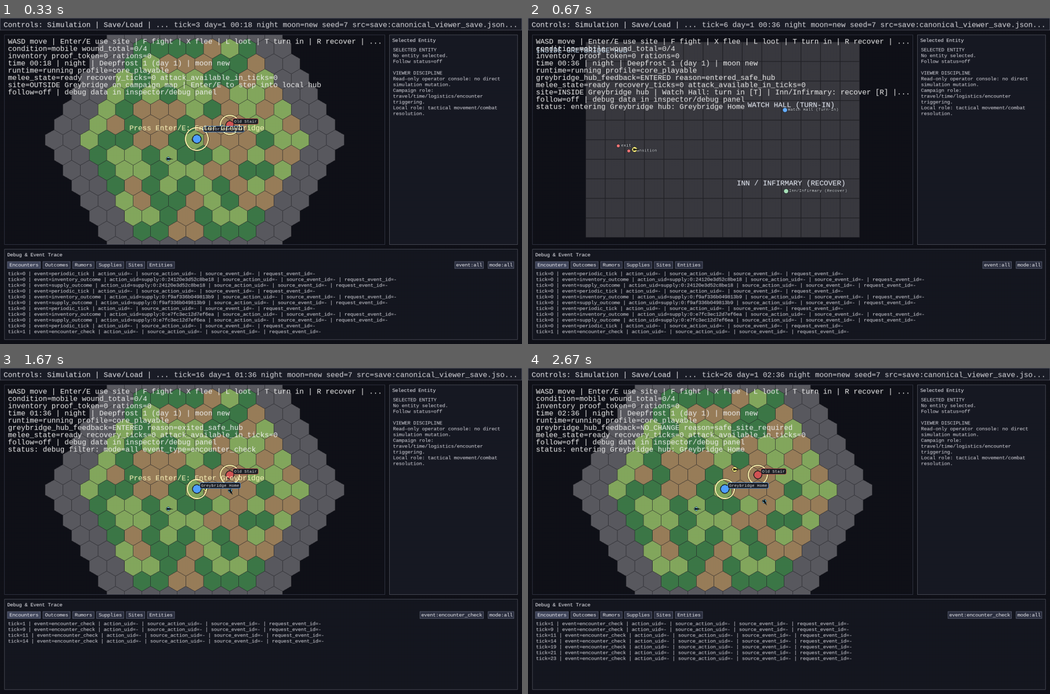
Above: before the commit, frames 1-4 (two rows, left to right).
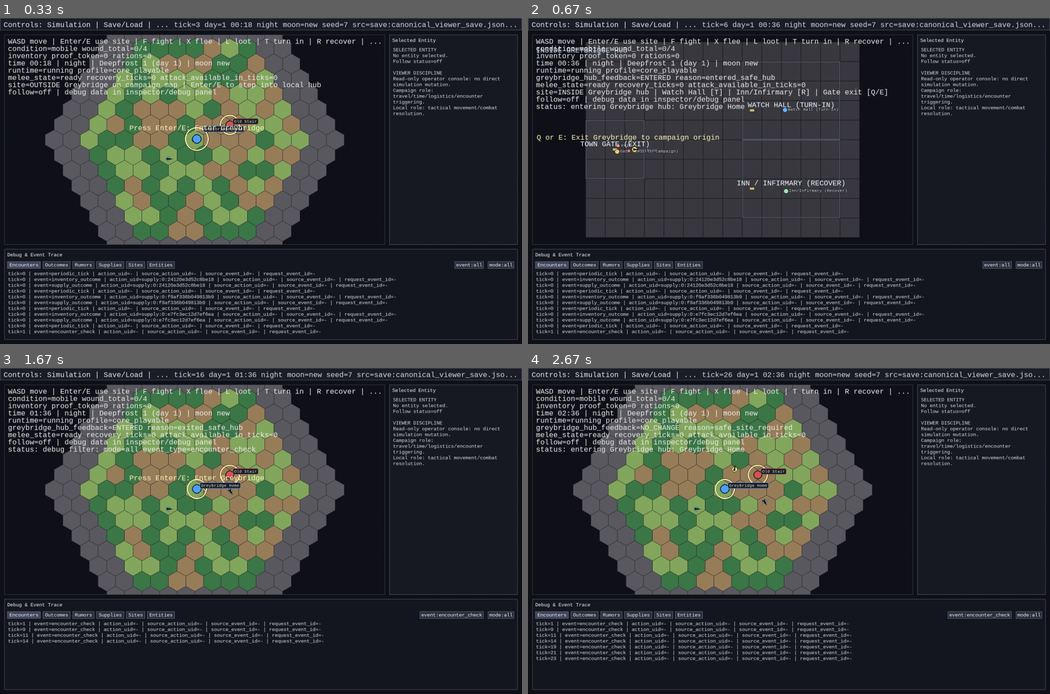
Above: after the commit, the same moments.

Repository: 7seasdotnet/Hexcrawler2
Game: pygame game, started from src/hexcrawler/__main__.py
Two runs of this game, one before a commit and one after it. Both use one fixed random seed, a clock stepped at 60 frames per second and the inputs below.
Inputs:
- Up to frame 1 (0.33 s): no input
- Up to frame 2 (0.67 s): tap Enter at 0.33 s
- Up to frame 3 (1.67 s): tap Enter at 0.67 s; hold D 1-1.47 s; hold F11 from 1.55 s (still down); hold W from 1.55 s (still down)
- Up to frame 4 (2.67 s): tap Page Down at 1.7 s; release F11 at 1.85 s; release W at 1.85 s; hold Enter 1.88-2.18 s; hold W 1.88-2.18 s; hold W 2.22-2.52 s; hold D from 2.55 s (still down)

Frame 1 is identical in both runs. In frame 2, 1.0% of the frame differs, in the area x 1-73%, y 13-62%; in frame 3, less than 0.1%; in frame 4, less than 0.1%.

Commit message:
Fix Greybridge exit reliability and add bounded hub spatial pass

Diff:
--- a/src/hexcrawler/cli/pygame_viewer.py
+++ b/src/hexcrawler/cli/pygame_viewer.py
@@ -150,6 +150,7 @@
 GREYBRIDGE_USE_PROMPT_RANGE = 1.25
 BUILDING_USE_PROMPT_RANGE = 1.8
 LOOT_PROMPT_RANGE = 1.8
+FACING_SWING_RADIANS_PER_SECOND = 10.0
 
 CORE_PLAYABLE_MAJOR_SITE_IDS: tuple[str, ...] = ("home_greybridge", "demo_dungeon_entrance")
 CORE_PLAYABLE_DEFAULT_PATROL_ID = "patrol:core_playable"
@@ -867,6 +868,24 @@
 
 def lerp(start: float, end: float, alpha: float) -> float:
     return start + (end - start) * alpha
+
+
+def _facing_angle_radians(facing: int) -> float:
+    return (int(facing) % 6) * (math.pi / 3.0)
+
+
+def _normalize_angle_signed(angle: float) -> float:
+    wrapped = (angle + math.pi) % (2.0 * math.pi)
+    return wrapped - math.pi
+
+
+def _swing_facing_angle(current_angle: float, target_angle: float, *, max_step: float) -> float:
+    if not math.isfinite(current_angle):
+        return target_angle
+    delta = _normalize_angle_signed(target_angle - current_angle)
+    if abs(delta) <= max_step:
+        return target_angle
+    return current_angle + math.copysign(max_step, delta)
 
 
 def extract_render_snapshot(sim: Simulation) -> RenderSnapshot:
@@ -1643,6 +1662,10 @@
                 marker_color = (170, 226, 186)
                 marker_radius = 7
                 label = "Inn/Infirmary (Recover)"
+            elif interactable_id == "town_gate_exit":
+                marker_color = (238, 200, 124)
+                marker_radius = 7
+                label = "Gate (Exit to Campaign)"
             add_marker(
                 _marker_cell_from_location(
                     {"space_id": active_space_id, "topology_type": space.topology_type, "coord": interactable.coord},
@@ -2057,6 +2080,7 @@
             rect = pygame.Rect(int(pixel_x - cell_size / 2), int(pixel_y - cell_size / 2), int(cell_size), int(cell_size))
             pygame.draw.rect(screen, (58, 58, 64), rect)
             pygame.draw.rect(screen, (35, 35, 40), rect, 1)
+        _draw_greybridge_hub_bounds(screen, active_space=active_space, center=center, zoom_scale=zoom_scale)
         _draw_world_markers(screen, sim, center, marker_font, clip_rect=clip_rect, zoom_scale=zoom_scale)
         screen.set_clip(old_clip)
         return
@@ -2080,6 +2104,36 @@
     if active_space is None or active_space.topology_type == OVERWORLD_HEX_TOPOLOGY:
         _draw_world_markers(screen, sim, center, marker_font, clip_rect=clip_rect, zoom_scale=zoom_scale)
     screen.set_clip(old_clip)
+
+
+def _draw_greybridge_hub_bounds(
+    screen: pygame.Surface,
+    *,
+    active_space: Any,
+    center: tuple[float, float],
+    zoom_scale: float,
+) -> None:
+    if getattr(active_space, "space_id", "") != "safe_hub:greybridge":
+        return
+    cell_size = HEX_SIZE * zoom_scale
+
+    def to_px(x: float, y: float) -> tuple[int, int]:
+        return (int(center[0] + x * cell_size), int(center[1] + y * cell_size))
+
+    def draw_room(x0: int, y0: int, x1: int, y1: int) -> None:
+        left, top = to_px(float(x0), float(y0))
+        right, bottom = to_px(float(x1), float(y1))
+        rect = pygame.Rect(min(left, right), min(top, bottom), abs(right - left), abs(bottom - top))
+        pygame.draw.rect(screen, (84, 86, 98), rect, 2)
+
+    draw_room(8, 1, 13, 5)  # Watch Hall bounds.
+    draw_room(8, 5, 13, 9)  # Inn/Infirmary bounds.
+    draw_room(0, 4, 3, 7)   # Gate approach bounds.
+
+    # Door/opening hints.
+    for door_x, door_y in ((8, 3), (8, 7), (1, 5)):
+        px, py = to_px(float(door_x) + 0.5, float(door_y) + 0.5)
+        pygame.draw.rect(screen, (212, 189, 96), pygame.Rect(px - 6, py - 3, 12, 6))
 
 
 def _draw_frame_layers(
@@ -2110,6 +2164,7 @@
     current_snapshot: RenderSnapshot,
     current_space_id: str,
     alpha: float,
+    visual_facing_by_entity: dict[str, float],
 ) -> tuple[pygame.Rect | None, int, dict[str, pygame.Rect], dict[str, int], dict[str, pygame.Rect]]:
     # Explicit campaign render-layer ownership:
     # 1) map_base, 2) site_icons, 3) site_labels, 4) actors/moving groups,
@@ -2124,8 +2179,18 @@
         interpolated = interpolate_entity_position(previous_snapshot, current_snapshot, entity_id, alpha)
         if interpolated is None:
             continue
+        facing_angle = visual_facing_by_entity.get(entity_id)
         if entity_id == PLAYER_ID:
-            _draw_entity(screen, entity, interpolated[0], interpolated[1], world_center, world_zoom_scale, clip_rect=viewport_rect)
+            _draw_entity(
+                screen,
+                entity,
+                interpolated[0],
+                interpolated[1],
+                world_center,
+                world_zoom_scale,
+                clip_rect=viewport_rect,
+                facing_angle=facing_angle,
+            )
         else:
             _draw_spawned_entity(
                 screen,
@@ -2136,6 +2201,7 @@
                 world_center,
                 world_zoom_scale,
                 clip_rect=viewport_rect,
+                facing_angle=facing_angle,
             )
     player = sim.state.entities.get(PLAYER_ID)
     active_space = sim.state.world.spaces.get(player.space_id) if player is not None else None
@@ -2207,6 +2273,7 @@
     zoom_scale: float = 1.0,
     *,
     clip_rect: pygame.Rect,
+    facing_angle: float | None = None,
 ) -> None:
     old_clip = screen.get_clip()
     screen.set_clip(clip_rect)
@@ -2215,7 +2282,7 @@
     y = int(center[1] + world_y * size)
     pygame.draw.circle(screen, (255, 243, 130), (x, y), 8)
     pygame.draw.circle(screen, (15, 15, 15), (x, y), 8, 1)
-    _draw_facing_wedge(screen, x=x, y=y, facing=entity.facing, color=(40, 40, 24))
+    _draw_facing_wedge(screen, x=x, y=y, facing=entity.facing, color=(40, 40, 24), angle_override=facing_angle)
     screen.set_clip(old_clip)
 
 
@@ -2231,6 +2298,7 @@
     zoom_scale: float = 1.0,
     *,
     clip_rect: pygame.Rect,
+    facing_angle: float | None = None,
 ) -> None:
     old_clip = screen.get_clip()
     screen.set_clip(clip_rect)
@@ -2247,7 +2315,7 @@
             marker_radius = 8
     pygame.draw.circle(screen, marker_color, (x, y), marker_radius)
     pygame.draw.circle(screen, (14, 24, 30), (x, y), marker_radius, 1)
-    _draw_facing_wedge(screen, x=x, y=y, facing=entity.facing, color=(18, 24, 28))
+    _draw_facing_wedge(screen, x=x, y=y, facing=entity.facing, color=(18, 24, 28), angle_override=facing_angle)
     last_impact_tick = _last_combat_impact_tick_for_entity(sim, entity_id=entity.entity_id)
     if isinstance(last_impact_tick, int) and (int(sim.state.tick) - last_impact_tick) <= RECENT_HIT_FLASH_TICK_WINDOW:
         pygame.draw.circle(screen, (255, 220, 120), (x, y), marker_radius + 4, 2)
@@ -2259,8 +2327,16 @@
     screen.set_clip(old_clip)
 
 
-def _draw_facing_wedge(screen: pygame.Surface, *, x: int, y: int, facing: int, color: tuple[int, int, int]) -> None:
-    angle = (int(facing) % 6) * (math.pi / 3.0)
+def _draw_facing_wedge(
+    screen: pygame.Surface,
+    *,
+    x: int,
+    y: int,
+    facing: int,
+    color: tuple[int, int, int],
+    angle_override: float | None = None,
+) -> None:
+    angle = _facing_angle_radians(facing) if angle_override is None else float(angle_override)
     tip = (int(x + math.cos(angle) * 12), int(y + math.sin(angle) * 12))
     left = (int(x + math.cos(angle + 2.4) * 5), int(y + math.sin(angle + 2.4) * 5))
     right = (int(x + math.cos(angle - 2.4) * 5), int(y + math.sin(angle - 2.4) * 5))
@@ -2468,13 +2544,30 @@
     if recovery_event is not None:
         details = recovery_event.get("details") if isinstance(recovery_event.get("details"), dict) else {}
         if recovery_event.get("outcome") == "scheduled":
-            lines.append(
-                "recovery_feedback=Recover costs 0 rations, advances 60 ticks, and can clear one light wound at inn/infirmary."
-            )
+            lines.append("recovery_feedback=Recover at Inn/Infirmary costs 0 rations, advances 60 ticks, clears up to one light wound.")
+            rations_before = details.get("rations_before")
+            if isinstance(rations_before, int):
+                lines.append(f"recovery_rations=current={rations_before} cost=0")
         before = details.get("wound_severity_before")
         after = details.get("wound_severity_after")
+        count_before = details.get("wound_count_before")
+        count_after = details.get("wound_count_after")
+        time_advanced = details.get("time_advanced_ticks")
+        rations_before = details.get("rations_before")
+        rations_after = details.get("rations_after")
         if isinstance(before, int) and isinstance(after, int):
-            lines.append(f"recovery_wounds={before}->{after} reason={recovery_event.get('reason', 'unknown')}")
+            lines.append(f"recovery_wounds=severity {before}->{after} count {count_before}->{count_after}")
+        if isinstance(rations_before, int) and isinstance(rations_after, int):
+            lines.append(f"recovery_rations={rations_before}->{rations_after} (cost {max(0, rations_before-rations_after)})")
+        if isinstance(time_advanced, int):
+            lines.append(f"recovery_time_advanced_ticks={time_advanced}")
+        reason = str(recovery_event.get("reason", "unknown"))
+        if reason == "no_recoverable_wound":
+            lines.append("recovery_result=no visible improvement (no recoverable light wound present)")
+        elif reason == "light_wound_recovered":
+            lines.append("recovery_result=one light wound recovered")
+        else:
+            lines.append(f"recovery_result={reason}")
 
     cooldown_remaining = max(0, int(entity.cooldown_until_tick) - int(sim.state.tick))
     lines.append(
@@ -2653,7 +2746,7 @@
             f"encounter=offer_pending source={pending_offer.get('source_label', '?')} title={pending_offer.get('encounter_label', '?')}"
         )
     if entity.space_id == "safe_hub:greybridge":
-        lines.append("site=INSIDE Greybridge hub | Watch Hall: turn in [T] | Inn/Infirmary: recover [R] | leave [Q/E]")
+        lines.append("site=INSIDE Greybridge hub | Watch Hall [T] | Inn/Infirmary [R] | Gate exit [Q/E]")
     elif _is_home_site(safe_site_id):
         lines.append("site=OUTSIDE Greybridge on campaign map | Enter/E to step into local hub")
     elif at_safe_site:
@@ -2713,23 +2806,29 @@
         screen.blit(banner, (world_rect.x + 10, world_rect.y + 32))
         interactables = getattr(active_space, "interactables", {})
         if isinstance(interactables, dict):
-            for interactable_id in ("watch_hall", "inn_infirmary"):
+            for interactable_id in ("watch_hall", "inn_infirmary", "town_gate_exit"):
                 interactable = interactables.get(interactable_id)
                 if interactable is None or not isinstance(getattr(interactable, "coord", None), dict):
                     continue
                 world_x = float(interactable.coord.get("x", 0.0)) + 0.5
                 world_y = float(interactable.coord.get("y", 0.0)) + 0.5
                 px, py = _world_to_pixel(world_x, world_y, world_center, world_zoom_scale)
-                title = "WATCH HALL (TURN-IN)" if interactable_id == "watch_hall" else "INN / INFIRMARY (RECOVER)"
+                if interactable_id == "watch_hall":
+                    title = "WATCH HALL (TURN-IN)"
+                elif interactable_id == "inn_infirmary":
+                    title = "INN / INFIRMARY (RECOVER)"
+                else:
+                    title = "TOWN GATE (EXIT)"
                 title_surface = font.render(title, True, (240, 245, 255))
                 screen.blit(title_surface, (int(px) - (title_surface.get_width() // 2), int(py) - 26))
                 distance = math.dist((player.position_x, player.position_y), (world_x, world_y))
                 if distance <= BUILDING_USE_PROMPT_RANGE:
-                    prompt = (
-                        "Press T: Turn in proof token"
-                        if interactable_id == "watch_hall"
-                        else "Press R: Recover (0 rations, +60 ticks, heals one light wound)"
-                    )
+                    if interactable_id == "watch_hall":
+                        prompt = "Press T: Turn in proof token"
+                    elif interactable_id == "inn_infirmary":
+                        prompt = "Press R: Recover (cost 0 rations, +60 ticks, heal one light wound)"
+                    else:
+                        prompt = "Press Q or E: Exit Greybridge to campaign origin"
                     prompt_surface = font.render(prompt, True, (255, 246, 188))
                     screen.blit(prompt_surface, (int(px) - (prompt_surface.get_width() // 2), int(py) - 44))
     if str(getattr(active_space, "role", "")) == "local":
@@ -4368,6 +4467,7 @@
     status_message: str | None = None
     last_sent_move_vector = (0.0, 0.0)
     selected_site_id: str | None = None
+    visual_facing_by_entity: dict[str, float] = {}
 
     while running:
         target_fps = 30 if runtime_state.paused else 60
@@ -4787,6 +4887,16 @@
         if viewport_rect.collidepoint(mouse_pos):
             hover_message = _hover_readout(sim, mouse_pos, world_center, world_zoom_scale)
 
+        max_facing_step = max(0.0, float(dt)) * FACING_SWING_RADIANS_PER_SECOND
+        tracked_ids = set(sim.state.entities.keys())
+        for stale_id in tuple(visual_facing_by_entity.keys()):
+            if stale_id not in tracked_ids:
+                visual_facing_by_entity.pop(stale_id, None)
+        for entity_id, entity in sim.state.entities.items():
+            target_angle = _facing_angle_radians(entity.facing)
+            current_angle = visual_facing_by_entity.get(entity_id, target_angle)
+            visual_facing_by_entity[entity_id] = _swing_facing_angle(current_angle, target_angle, max_step=max_facing_step)
+
         screen.fill((17, 18, 25))
         inspector_content_rect, inspector_total_lines, panel_section_rects, panel_section_counts, offer_buttons = _draw_frame_layers(
             screen=screen,
@@ -4815,6 +4925,7 @@
             current_snapshot=current_snapshot,
             current_space_id=current_space_id,
             alpha=alpha,
+            visual_facing_by_entity=visual_facing_by_entity,
         )
         pygame_module.display.flip()
 
--- a/src/hexcrawler/sim/exploration.py
+++ b/src/hexcrawler/sim/exploration.py
@@ -35,6 +35,7 @@
 GREYBRIDGE_PATROL_RESPAWN_EVENT_TYPE = "greybridge_patrol_respawn"
 GREYBRIDGE_PATROL_SPAWN_X = -2.60
 GREYBRIDGE_PATROL_SPAWN_Y = 1.90
+GREYBRIDGE_SAFE_HUB_GATE_ID = "town_gate_exit"
 
 
 class ExplorationExecutionModule(RuleModule):
@@ -155,6 +156,7 @@
                     "duration_ticks": self._CAMPAIGN_RECOVERY_DURATION_TICKS,
                     "ration_cost": 0,
                     "rations_purpose": "Rations support expedition pressure; recovery here consumes time, not rations.",
+                    "rations_before": self._rations_for_entity(entity=sim.state.entities[command.entity_id], sim=sim),
                     "wound_severity_before": _wound_severity_total(sim.state.entities[command.entity_id].wounds),
                     "wound_count_before": len(sim.state.entities[command.entity_id].wounds),
                 },
@@ -289,6 +291,8 @@
                             "wound_count_after": len(updated_wounds),
                             "time_advanced_ticks": self._CAMPAIGN_RECOVERY_DURATION_TICKS,
                             "ration_cost": 0,
+                            "rations_before": self._rations_for_entity(entity=entity, sim=sim),
+                            "rations_after": self._rations_for_entity(entity=entity, sim=sim),
                         },
                     )
                 else:
@@ -309,6 +313,8 @@
                             "wound_count_after": len(updated_wounds),
                             "time_advanced_ticks": self._CAMPAIGN_RECOVERY_DURATION_TICKS,
                             "ration_cost": 0,
+                            "rations_before": self._rations_for_entity(entity=entity, sim=sim),
+                            "rations_after": self._rations_for_entity(entity=entity, sim=sim),
                         },
                     )
 
@@ -424,6 +430,14 @@
                     state={"building": "inn_infirmary"},
                     metadata={"label": "Inn / Infirmary"},
                 ),
+                GREYBRIDGE_SAFE_HUB_GATE_ID: InteractableRecord(
+                    interactable_id=GREYBRIDGE_SAFE_HUB_GATE_ID,
+                    space_id=GREYBRIDGE_SAFE_HUB_SPACE_ID,
+                    coord={"x": 1, "y": 5},
+                    kind="gate",
+                    state={"building": "town_gate"},
+                    metadata={"label": "Greybridge Gate / Exit"},
+                ),
             }
             sim.state.world.spaces[GREYBRIDGE_SAFE_HUB_SPACE_ID] = safe_hub
 
@@ -457,13 +471,24 @@
         state = sim.get_rules_state(self.name)
         active = state.get("safe_hub_active_by_entity", {})
         context = active.get(entity.entity_id) if isinstance(active, dict) else None
-        if entity.space_id != GREYBRIDGE_SAFE_HUB_SPACE_ID or not isinstance(context, dict):
+        if entity.space_id != GREYBRIDGE_SAFE_HUB_SPACE_ID:
             self._schedule_safe_hub_outcome(
                 sim, tick=command.tick, entity_id=entity.entity_id, action_uid=action_uid, applied=False, reason="not_in_safe_hub"
             )
             return
-        origin_space_id = str(context.get("origin_space_id", "overworld"))
-        origin_position = context.get("origin_position", {"x": 0.0, "y": 0.0})
+        if not isinstance(context, dict):
+            fallback_origin = self._resolve_safe_hub_origin_fallback(sim=sim)
+            if fallback_origin is None:
+                self._schedule_safe_hub_outcome(
+                    sim, tick=command.tick, entity_id=entity.entity_id, action_uid=action_uid, applied=False, reason="missing_return_context"
+                )
+                return
+            origin_space_id, origin_position = fallback_origin
+            outcome_reason = "exited_safe_hub_fallback_origin"
+        else:
+            origin_space_id = str(context.get("origin_space_id", "overworld"))
+            origin_position = context.get("origin_position", {"x": 0.0, "y": 0.0})
+            outcome_reason = "exited_safe_hub"
         entity.space_id = origin_space_id
         entity.position_x = float(origin_position.get("x", 0.0))
         entity.position_y = float(origin_position.get("y", 0.0))
@@ -471,7 +496,7 @@
         state["safe_hub_active_by_entity"] = trimmed
         sim.set_rules_state(self.name, state)
         self._schedule_safe_hub_outcome(
-            sim, tick=command.tick, entity_id=entity.entity_id, action_uid=action_uid, applied=True, reason="exited_safe_hub"
+            sim, tick=command.tick, entity_id=entity.entity_id, action_uid=action_uid, applied=True, reason=outcome_reason
         )
 
     def _handle_loot_local_proof_intent(self, sim: Simulation, *, command: SimCommand, command_index: int) -> None:
@@ -867,6 +892,37 @@
             return False
         return math.dist((entity.position_x, entity.position_y), (float(coord.get("x", 0.0)) + 0.5, float(coord.get("y", 0.0)) + 0.5)) <= 1.8
 
+    @staticmethod
+    def _resolve_safe_hub_origin_fallback(sim: Simulation) -> tuple[str, dict[str, float]] | None:
+        site = sim.state.world.sites.get(GREYBRIDGE_SITE_ID)
+        if site is None:
+            return None
+        location = site.location if isinstance(site.location, dict) else {}
+        origin_space_id = location.get("space_id")
+        coord = location.get("coord")
+        if not isinstance(origin_space_id, str) or not origin_space_id or not isinstance(coord, dict):
+            return None
+        if "x" in coord and "y" in coord:
+            return origin_space_id, {"x": float(coord["x"]) + 0.5, "y": float(coord["y"]) + 0.5}
+        if "q" in coord and "r" in coord:
+            from hexcrawler.sim.movement import axial_to_world_xy
+            from hexcrawler.sim.world import HexCoord
+
+            world_x, world_y = axial_to_world_xy(HexCoord(q=int(coord["q"]), r=int(coord["r"])))
+            return origin_space_id, {"x": float(world_x), "y": float(world_y)}
+        return None
+
+    @staticmethod
+    def _rations_for_entity(*, entity: EntityState, sim: Simulation) -> int:
+        container_id = entity.inventory_container_id
+        if container_id is None:
+            return 0
+        container = sim.state.world.containers.get(container_id)
+        if container is None:
+            return 0
+        rations = container.items.get("rations", 0)
+        return int(rations) if isinstance(rations, int) and rations > 0 else 0
+
     def _schedule_recovery_outcome(
         self,
         sim: Simulation,
--- a/tests/test_pygame_viewer_cli.py
+++ b/tests/test_pygame_viewer_cli.py
@@ -1949,6 +1949,7 @@
     labels = {row.marker.label for row in placements if row.marker.marker_kind == "interactable"}
     assert any("Watch Hall" in label for label in labels)
     assert any("Inn/Infirmary" in label for label in labels)
+    assert any("Gate" in label for label in labels)
 
 
 def test_nearest_lootable_hostile_only_returns_incapacitated_unlooted_target() -> None:
--- a/tests/test_render_interpolation.py
+++ b/tests/test_render_interpolation.py
@@ -1,5 +1,7 @@
 from hexcrawler.cli.pygame_viewer import (
     RenderEntitySnapshot,
+    _facing_angle_radians,
+    _swing_facing_angle,
     clamp01,
     extract_render_snapshot,
     interpolate_entity_position,
@@ -104,3 +106,11 @@
     assert _truncate_text_to_pixel_width("abcdefghijk", font, max_width=49) == "abcd..."
     assert _truncate_text_to_pixel_width(" short ", font, max_width=70) == "short"
     assert _truncate_text_to_pixel_width("", font, max_width=70) == "?"
+
+
+def test_facing_swing_moves_toward_target_without_snapping() -> None:
+    current = _facing_angle_radians(0)
+    target = _facing_angle_radians(3)
+    stepped = _swing_facing_angle(current, target, max_step=0.1)
+    assert stepped != current
+    assert stepped != target
--- a/tests/test_reward_turn_in_loop_p5.py
+++ b/tests/test_reward_turn_in_loop_p5.py
@@ -470,3 +470,20 @@
     _exit_safe_hub(sim)
     assert scout.space_id == origin[0]
     assert (scout.position_x, scout.position_y) == (origin[1], origin[2])
+
+
+def test_greybridge_safe_hub_exit_uses_site_origin_fallback_when_context_missing() -> None:
+    sim = _build_sim(seed=26)
+    _enter_safe_hub(sim)
+    scout = sim.state.entities["scout"]
+    assert scout.space_id == "safe_hub:greybridge"
+
+    state = sim.get_rules_state(ExplorationExecutionModule.name)
+    state["safe_hub_active_by_entity"] = {}
+    sim.set_rules_state(ExplorationExecutionModule.name, state)
+
+    _exit_safe_hub(sim)
+    outcome = _trace(sim, SAFE_HUB_OUTCOME_EVENT_TYPE)[-1]["params"]
+    assert outcome["applied"] is True
+    assert outcome["reason"] == "exited_safe_hub_fallback_origin"
+    assert scout.space_id == CAMPAIGN_SPACE_ID
Not shown, added: docs/LEGENDARY_PROBLEMS.md
Not shown, changed: docs/STATUS.md
